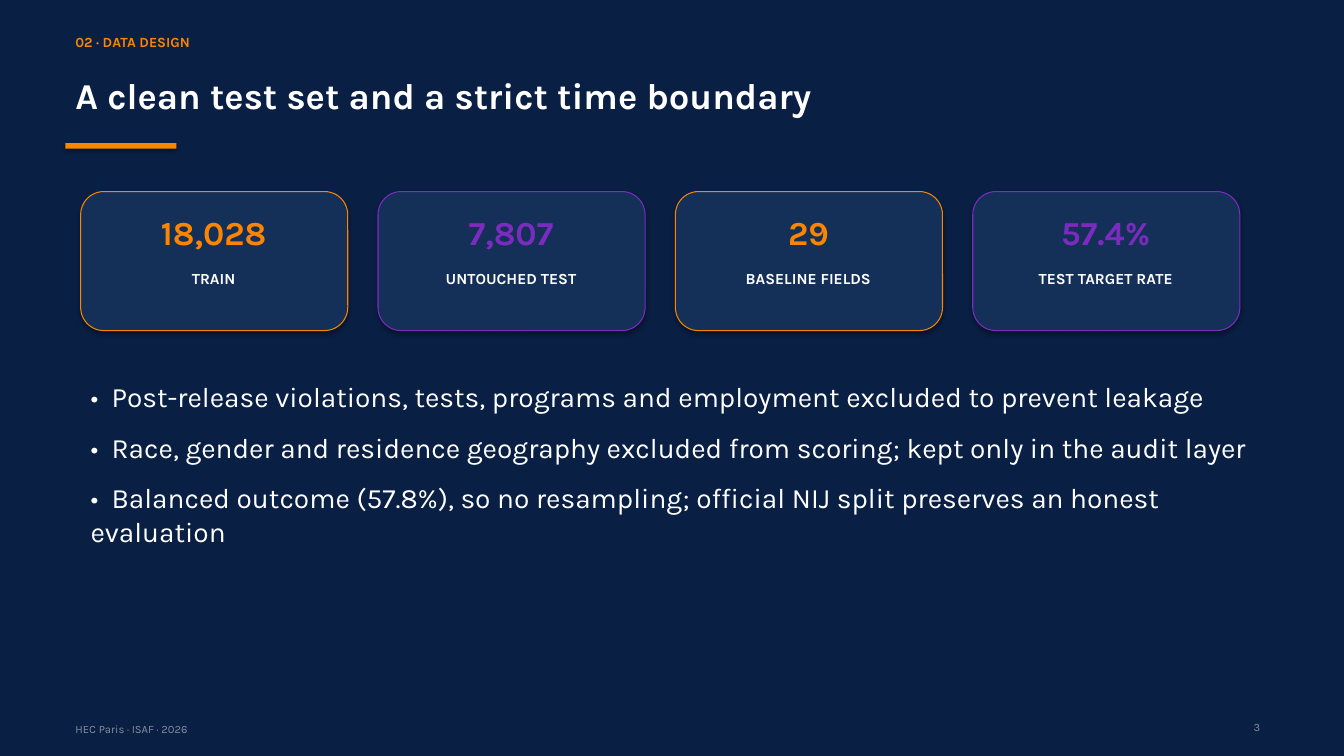
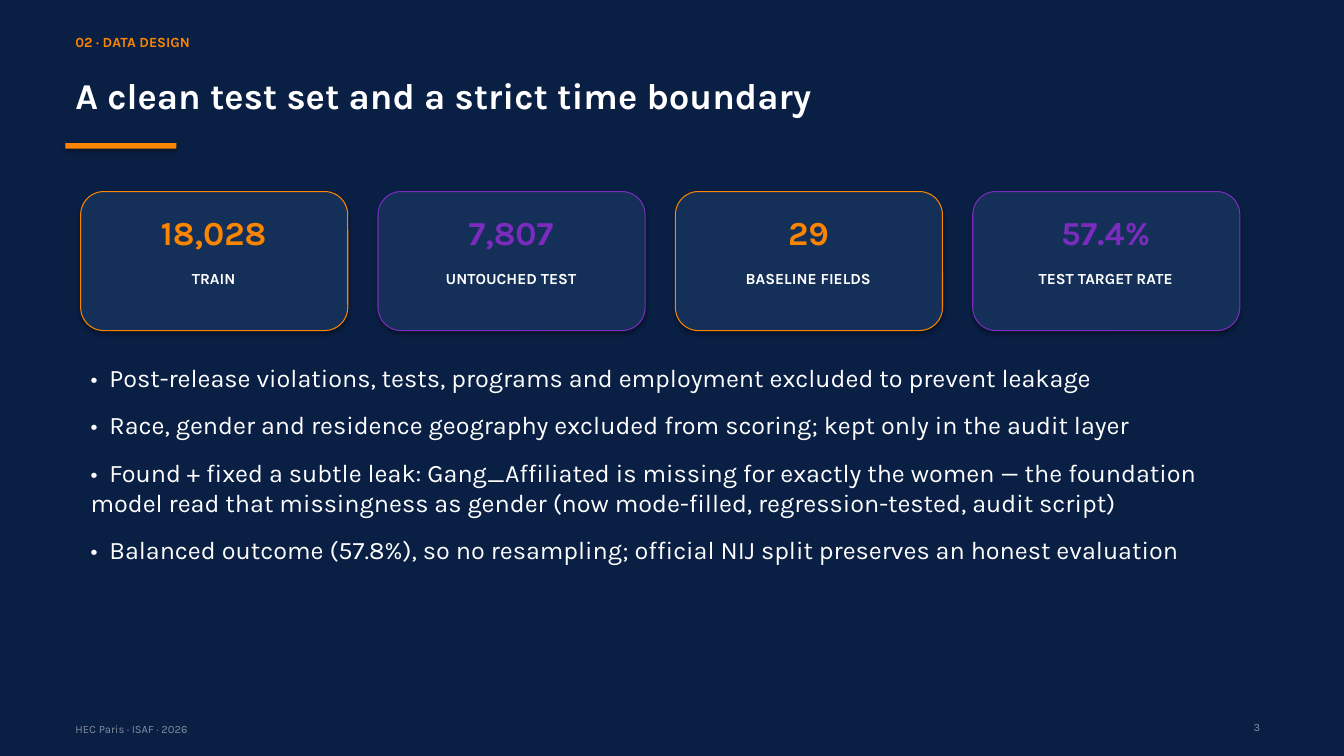
Before and after one commit to RyanBalech/recidivism-forecasting-analysis, a slide deck: slide 3 of reports/ISAF_Recidivism_Presentation.pptx. Drawn at 1344x756 pixels with LibreOffice and Linux fonts; fonts in the diff are those of the drawing. Boxes give left, top, right and bottom in pixels: in the first picture for what was removed or moved away, otherwise in the second. Text is boxed around its words. In the diff, an @@ line names an element or a change of style, - is before the commit and + after.

```diff
--- a/reports/ISAF_Recidivism_Presentation.pptx
+++ b/reports/ISAF_Recidivism_Presentation.pptx
@@ text "• Post-release violations, tests, programs ...": place and size @@
-text "• Post-release violations, tests, programs ..." at [91,387,1246,543]
+text "• Post-release violations, tests, programs ..." at [91,369,1196,565]
@@ text at [109,369,1178,565]: size 20 to 18 pt in "• Post-release violations, tests, programs and employment ...", "• Race, gender and residence geography excluded ...", "• Balanced outcome (57.8%), so no resampling; ..." @@
@@ text at [91,464,1196,518]: paragraph added @@
+• Found + fixed a subtle leak: Gang_Affiliated is missing for exactly the women — the foundation model read that missingness as gender (now mode-filled, regression-tested, audit script)
```
Also in this commit, not shown: 5 other slides changed, 47 other files.
